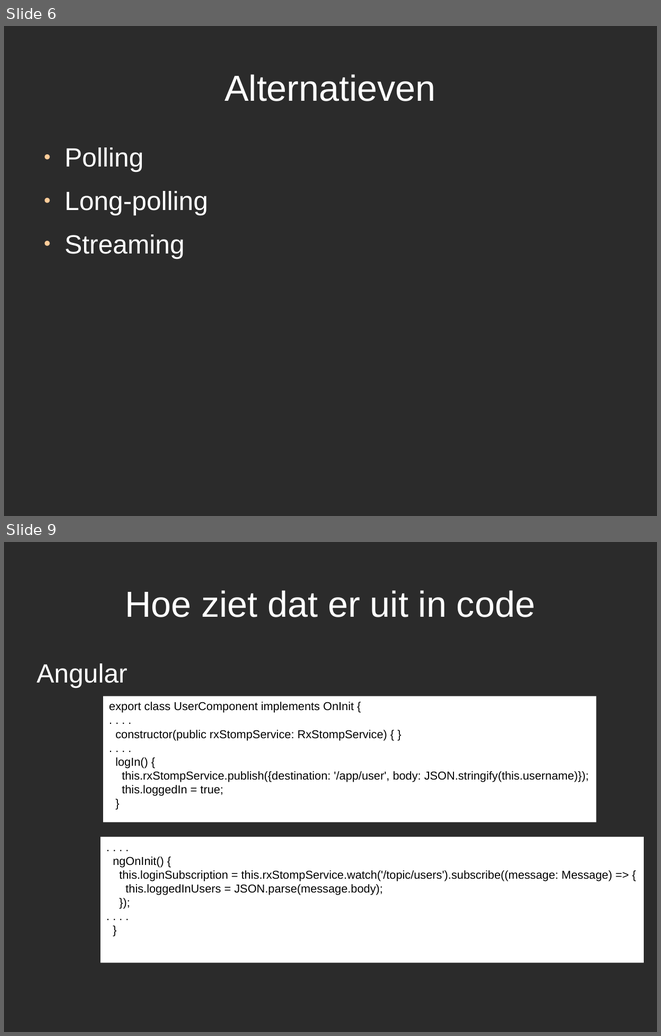
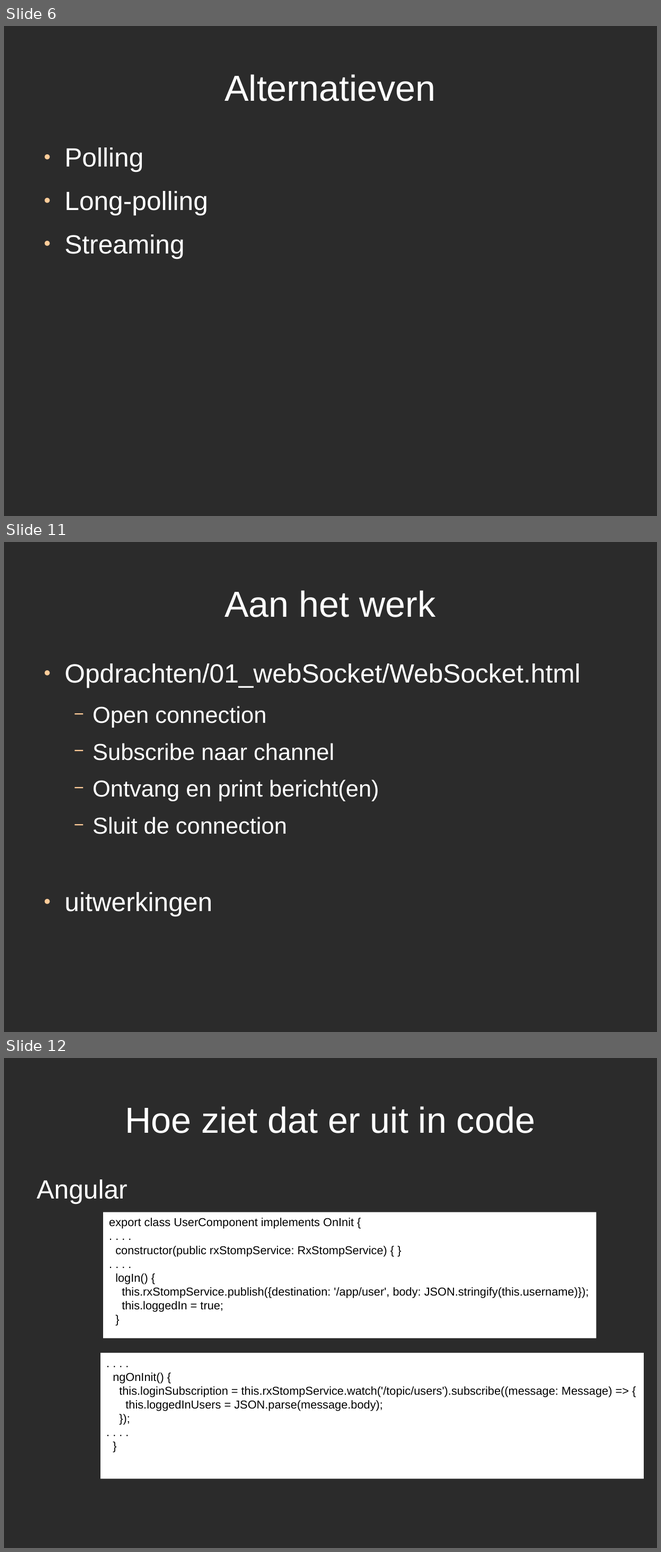
Before and after one commit to jwiggers/demo1, a slide deck: Workshop_Websockets.odp. Shown one above the other, each under a label of ours: slides 6 and 9 before the commit, slides 6, 11 and 12 after it; the slides between them are not shown. The pictures are 661x1036 and 661x1552 pixels, drawn with LibreOffice and Linux fonts; fonts in the diff are those of the drawing; background and template pictures are left out; a plain dark background stands for a picture behind light text. Boxes give left, top, right and bottom in pixels: in the first picture for what was removed or moved away, otherwise in the second. Text is boxed around its words. In the diff, an @@ line names an element or a change of style, - is before the commit and + after.

```diff
--- a/Workshop_Websockets.odp
+++ b/Workshop_Websockets.odp
@@ slide 11 added at (4,542,657,1032), background picture (left out) @@
@@ title added at (224,590,436,617), 44 pt, text #FFFFFF @@
+Aan het werk
@@ text added at (64,663,580,916), 28 pt, text #FFFFFF @@
+● Opdrachten/01_webSocket/WebSocket.html
+  − Open connection
+  − Subscribe naar channel
+  − Ontvang en print bericht(en)
+  − Sluit de connection
+● uitwerkingen
@@ what was slide 9 is now slide 12 @@
```
Also in this commit, not shown: 1 slide changed, 3 other slides added, 1 slide removed, 6 other files.
